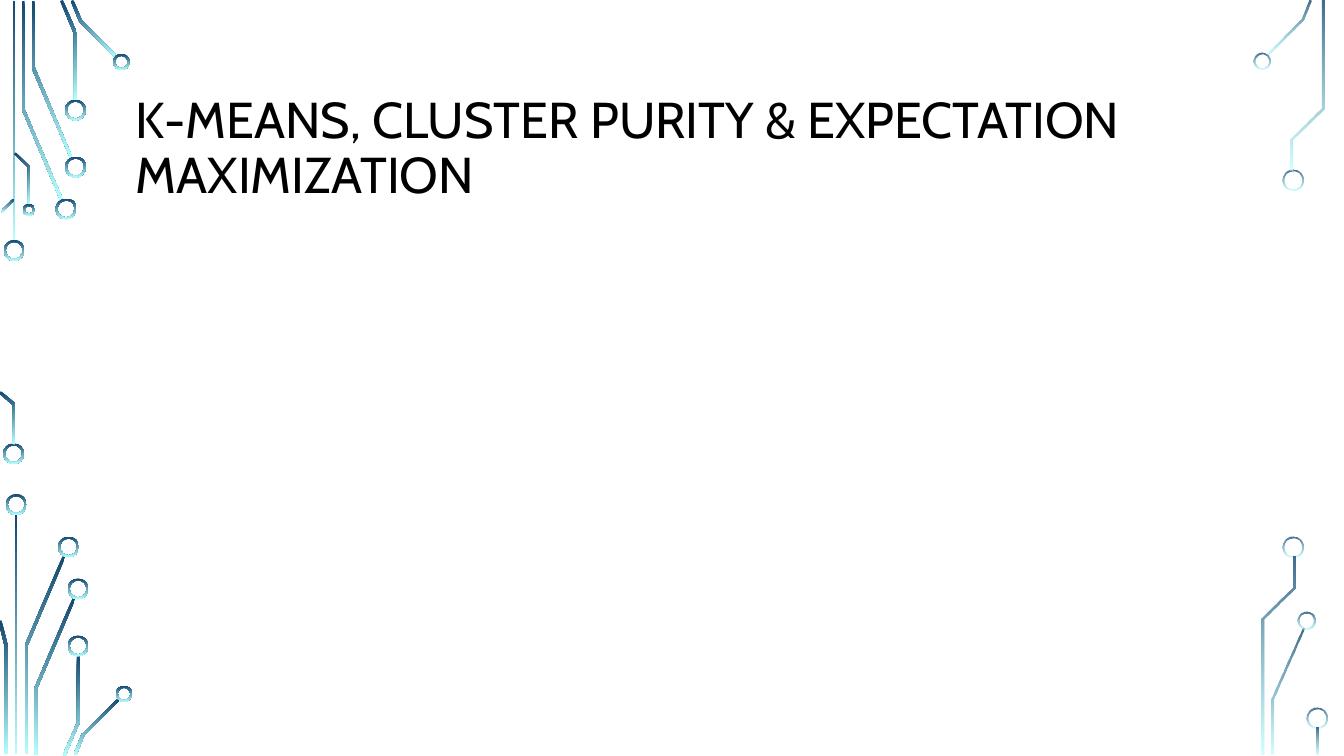
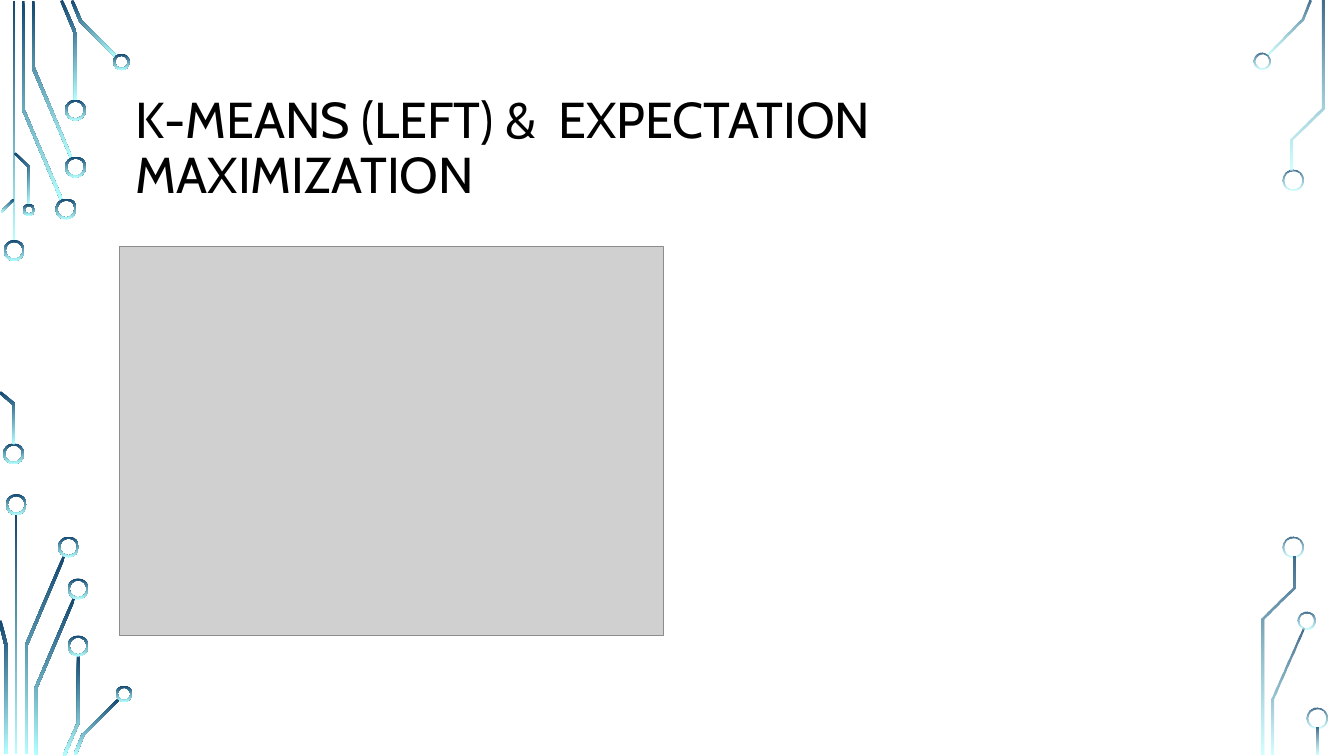
Before and after one commit to MR-KHILADI/Facial-Expression-Recognition, a slide deck: slide 5 of Final Project Draft.pptx (slide 4 before the commit). Drawn at 1344x756 pixels with LibreOffice and Linux fonts; fonts in the diff are those of the drawing; grey boxes stand for pictures; background and template pictures are left out. Boxes give left, top, right and bottom in pixels: in the first picture for what was removed or moved away, otherwise in the second. Text is boxed around its words. In the diff, an @@ line names an element or a change of style, - is before the commit and + after.

```diff
--- a/Final Project Draft.pptx
+++ b/Final Project Draft.pptx
@@ title at (136,100,871,194): text changed @@
-K-MEANS, CLUSTER PURITY & EXPECTATION MAXIMIZATION
+K-MEANS (LEFT) & EXPECTATION MAXIMIZATION
@@ picture added at (120,247,663,635) @@
```
Also in this commit, not shown: 1 other slide changed, 1 slide added.
